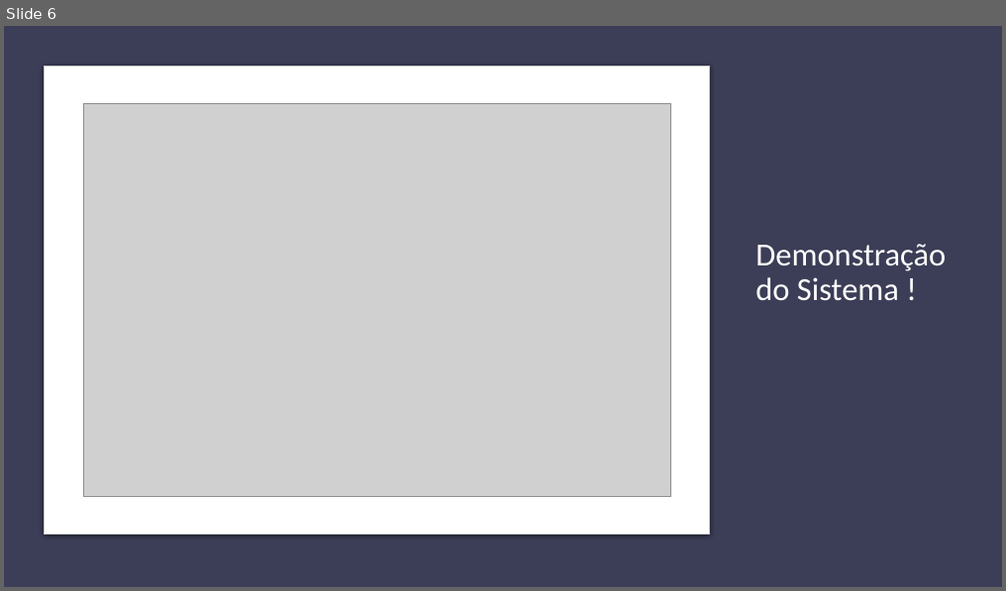
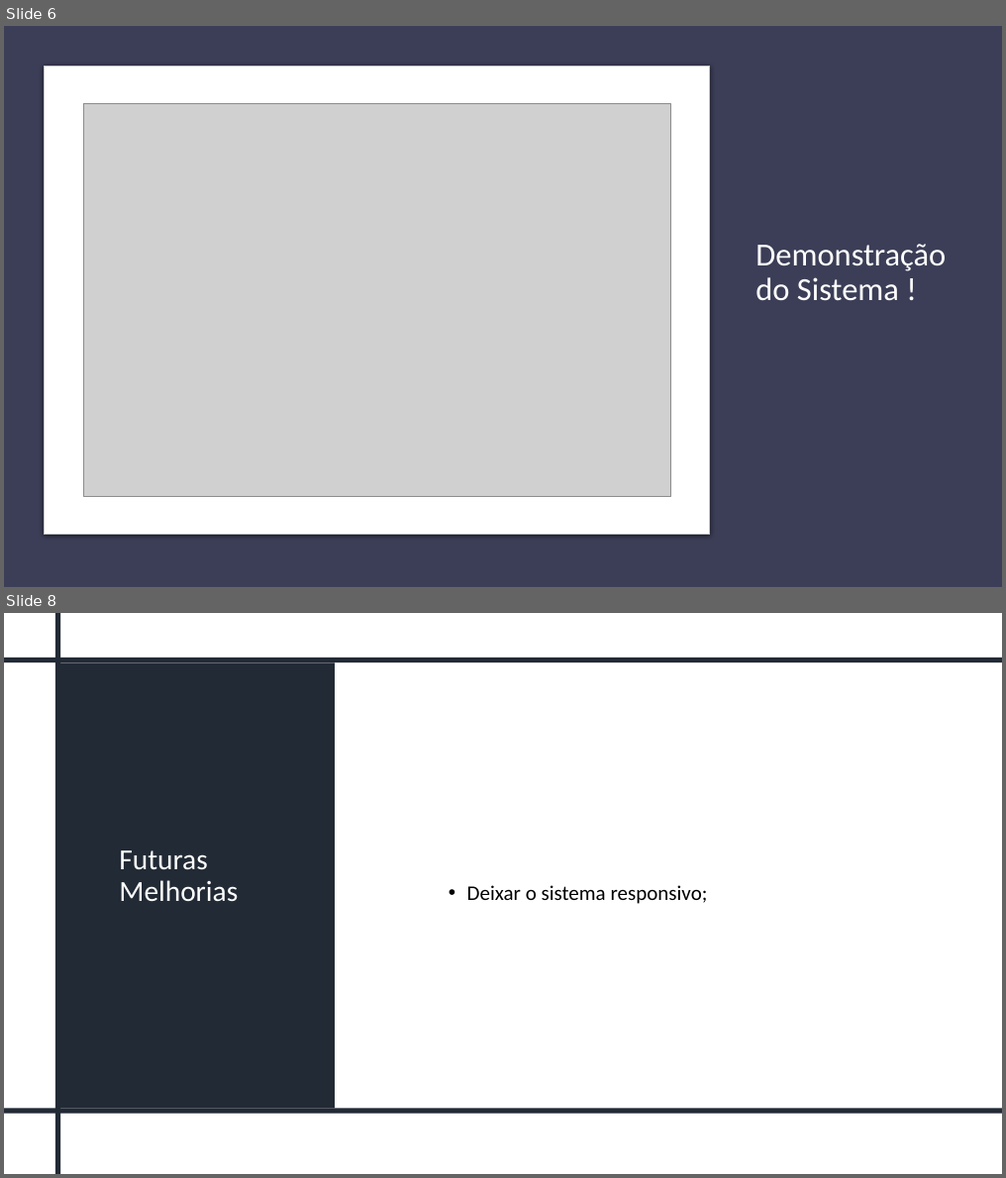
Before and after one commit to deivid-afonso/helpedesk7new, a slide deck: Documentacao/apresentacao tcc.pptx. Shown one above the other, each under a label of ours: slide 6 before the commit, slides 6 and 8 after it; the slides between them are not shown. The pictures are 1006x591 and 1006x1178 pixels, drawn with LibreOffice and Linux fonts; fonts in the diff are those of the drawing; grey boxes stand for pictures. Boxes give left, top, right and bottom in pixels: in the first picture for what was removed or moved away, otherwise in the second. Text is boxed around its words. In the diff, an @@ line names an element or a change of style, - is before the commit and + after.

```diff
--- a/Documentacao/apresentacao tcc.pptx
+++ b/Documentacao/apresentacao tcc.pptx
@@ slide 8 added at (4, 613, 1002, 1174), background #FFFFFF @@
@@ rectangle added at (55, 613, 60, 1174), fill #222A35 @@
@@ rectangle added at (4, 658, 1002, 663), fill #222A35 @@
@@ rectangle added at (57, 663, 335, 1109), fill #222A35 @@
@@ title added at (119, 851, 238, 902), 28 pt, text #FFFFFF @@
+Futuras Melhorias
@@ text added at (467, 885, 708, 904), 20 pt, text #000000 @@
+• Deixar o sistema responsivo;
@@ rectangle added at (4, 1109, 1002, 1114), fill #222A35 @@
```
Also in this commit, not shown: 2 slides changed, 3 other slides added, 2 slides removed, 6 other files.
